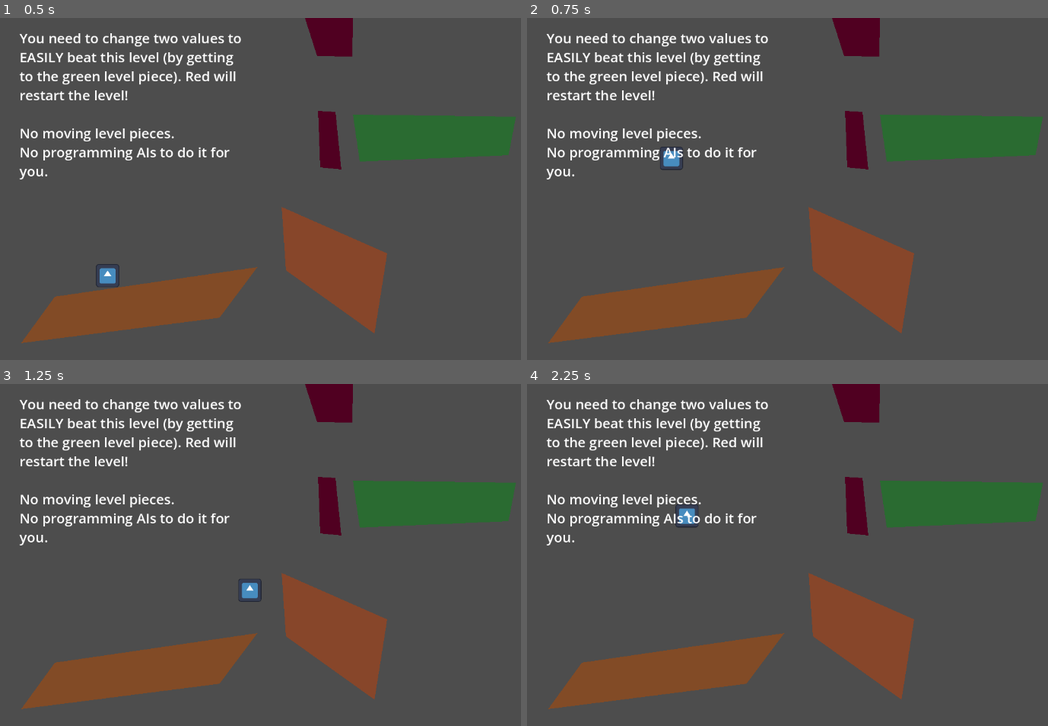
Above: before the commit, frames 1-4 (two rows, left to right).
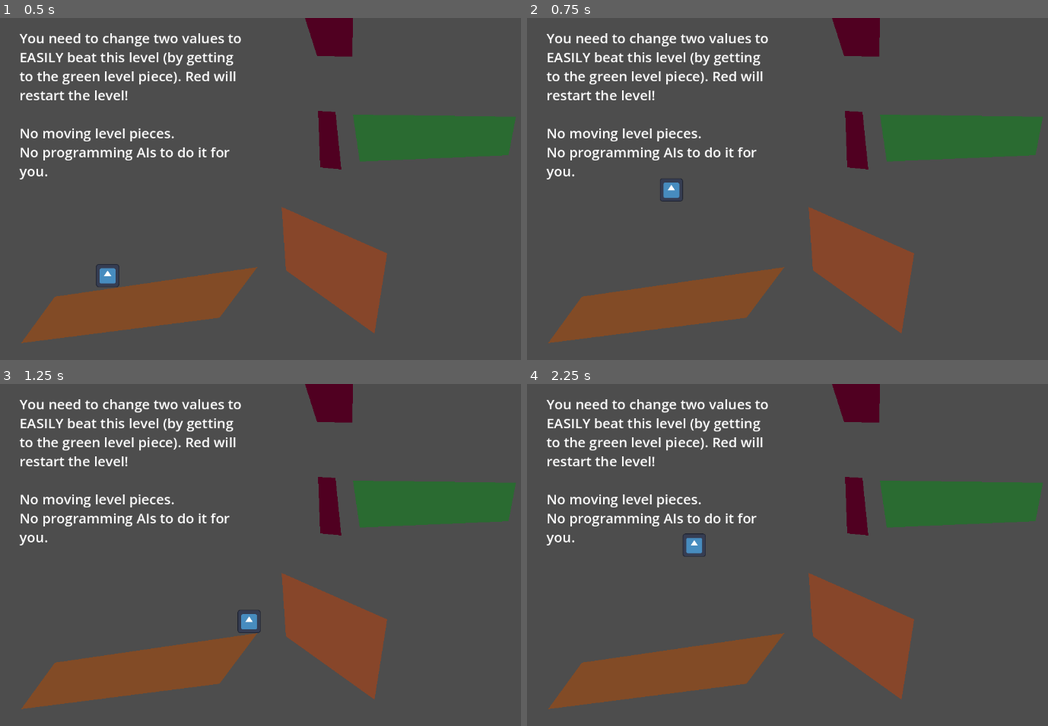
Above: after the commit, the same moments.

Repository: owenbadgley/HW9-Literary-Games
Game: Godot game, scene res://hw_problem_2.tscn
Two runs of this game, one before a commit and one after it. Both use one fixed random seed, a clock stepped at 60 frames per second and the inputs below. This scene is started directly instead of the project's main scene. The engine's default icon, where the game draws it, is replaced by a stand-in: a white triangle on a blue panel in a dark square.
Inputs:
- Up to frame 1 (0.5 s): no input
- Up to frame 2 (0.75 s): tap Enter at 0.5 s; hold D (move_right) from 0.53 s (still down); tap Space (jump) at 0.6 s
- Up to frame 3 (1.25 s): keep holding D (move_right); tap Space (jump) at 0.77, 1.07 s
- Up to frame 4 (2.25 s): tap Space (jump) at 1.35, 1.52, 1.82, 2.1 s; release D (move_right) at 2.03 s; hold A (move_left) from 2.03 s (still down)

Frame 1 is identical in both runs. In frame 2, 0.4% of the frame differs, in the area x 25-30%, y 37-54%; in frame 3, 0.4%, in the area x 45-51%, y 57-73%; in frame 4, 0.4%.

Commit message:
problemo dos omg

Diff:
--- a/HW9-SmoothMoves-main/HW9-SmoothMoves-main/hw_problem_2.tscn
+++ b/HW9-SmoothMoves-main/HW9-SmoothMoves-main/hw_problem_2.tscn
@@ -15,9 +15,9 @@
 position = Vector2(204, 286)
 floor_snap_length = 8.1
 script = ExtResource("1_bnc3r")
-jump_height = 2000.0
+jump_height = 1550.0
 movement_speed = 100.0
-horizontal_air_coefficient = 0.3
+horizontal_air_coefficient = 0.9
 speed_limit = 400.0
 friction = 0.2
 
